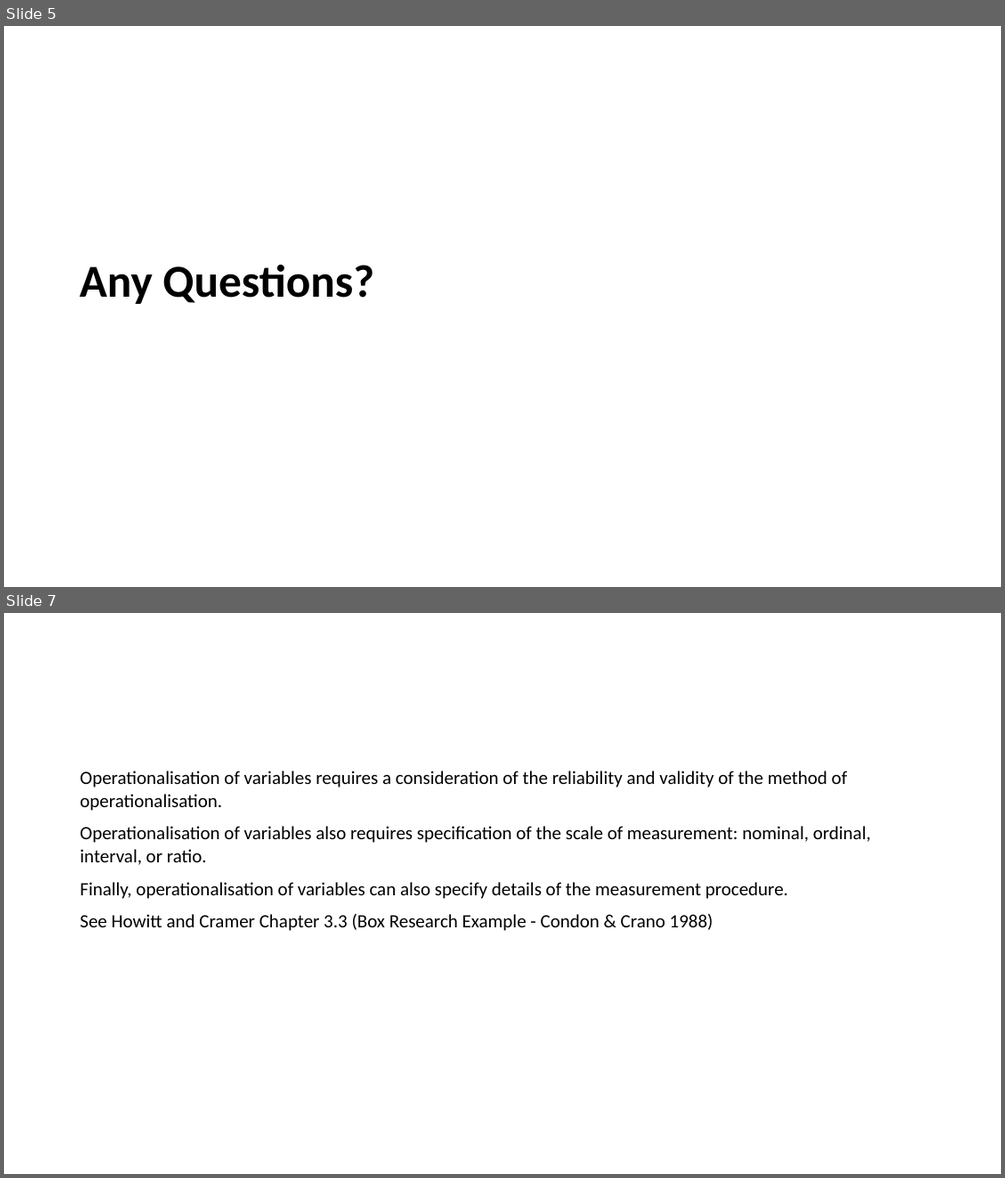
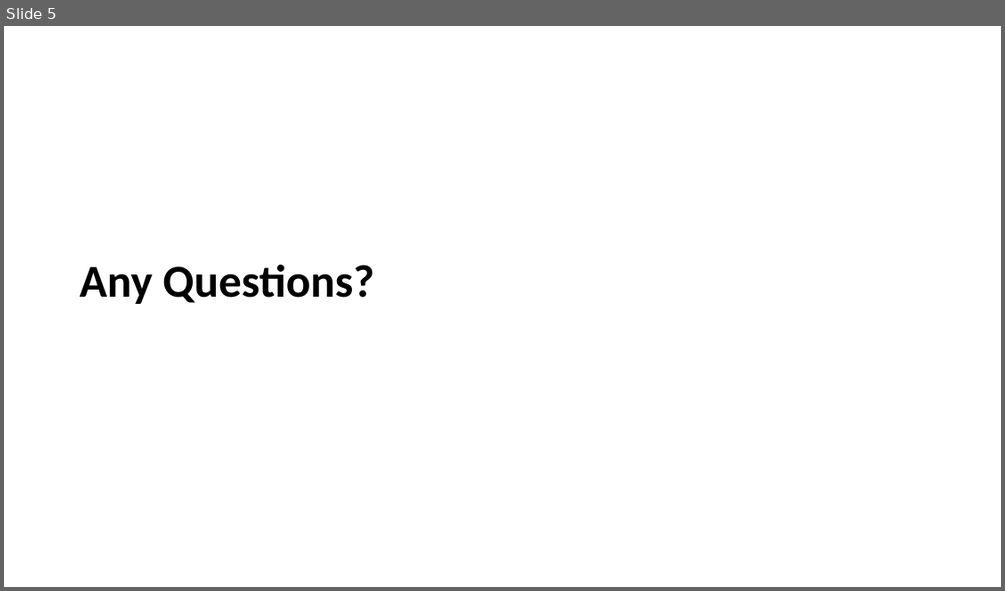
Before and after one commit to LittleMonkeyLab/PS52007Dslides, a slide deck: _site/lectures/Lecture07/Lecture07.pptx. Shown one above the other, each under a label of ours: slides 5 and 7 before the commit, slide 5 after it; the slides between them are not shown. The pictures are 1005x1178 and 1005x591 pixels, drawn with LibreOffice and Linux fonts; fonts in the diff are those of the drawing; background and template pictures are left out. Boxes give left, top, right and bottom in pixels: in the first picture for what was removed or moved away, otherwise in the second. Text is boxed around its words. In the diff, an @@ line names an element or a change of style, - is before the commit and + after.

```diff
--- a/_site/lectures/Lecture07/Lecture07.pptx
+++ b/_site/lectures/Lecture07/Lecture07.pptx
@@ slide 7 removed at <box>4,613,1001,1174</box>, background #FFFFFF @@
@@ text removed at <box>80,771,871,931</box> @@
-Operationalisation of variables requires a consideration of the reliability and validity of the method of operationalisation.
-Operationalisation of variables also requires specification of the scale of measurement: nominal, ordinal, interval, or ratio.
-Finally, operationalisation of variables can also specify details of the measurement procedure.
-See Howitt and Cramer Chapter 3.3 (Box Research Example - Condon & Crano 1988)
```
Also in this commit, not shown: 3 slides changed, 26 slides added, 1 other slide removed, 34 other files.
